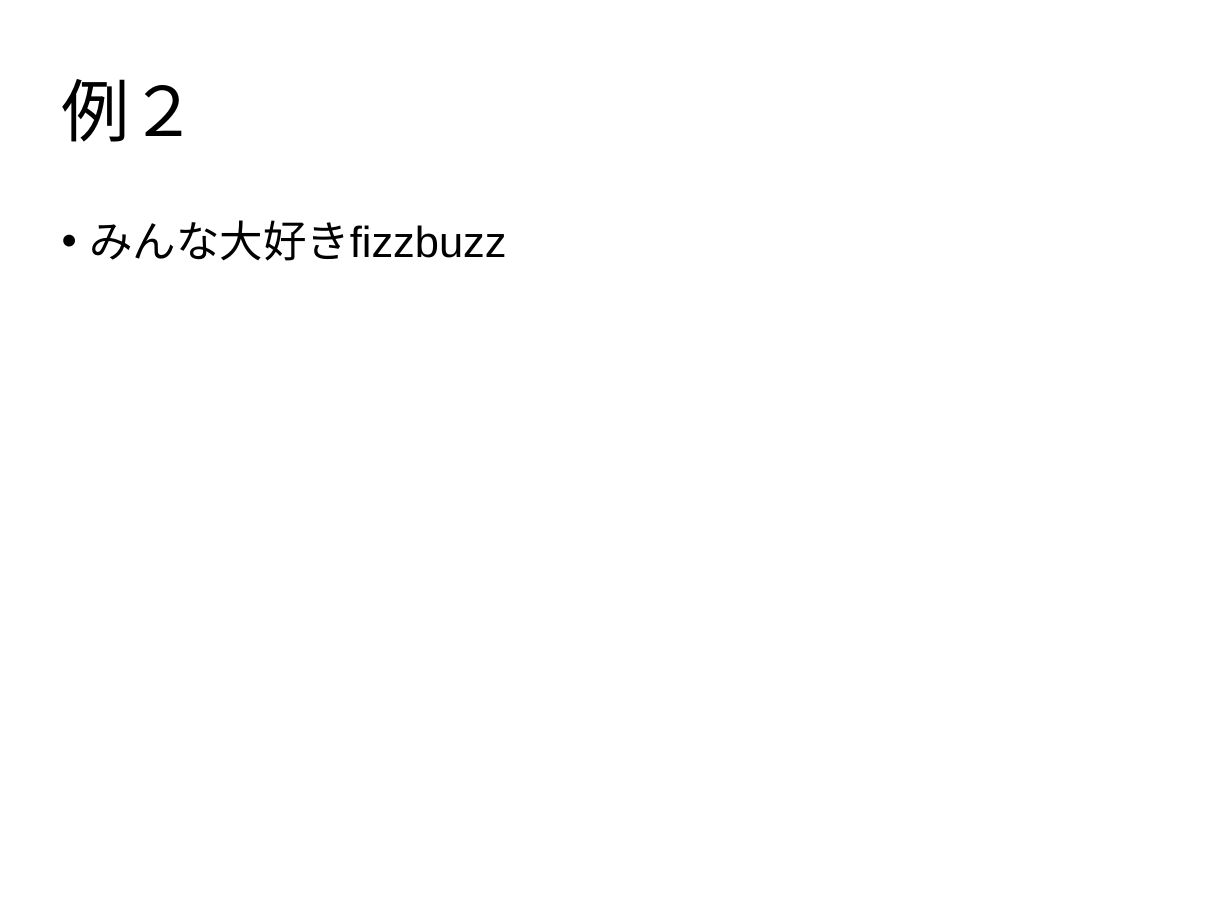
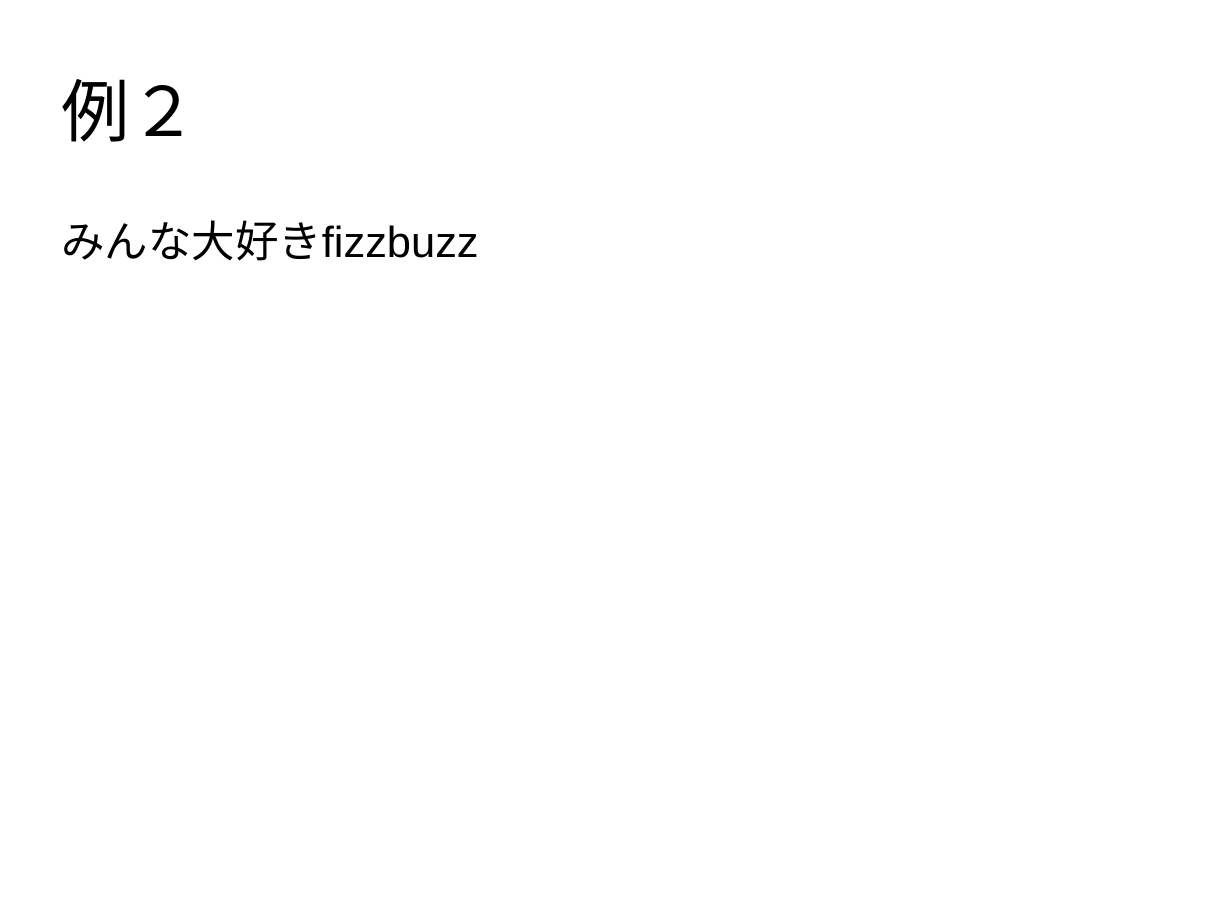
Before and after one commit to oumugai/siryou, a slide deck: slide 16 of 内包表記.pptx. Drawn at 1232x924 pixels with LibreOffice and Linux fonts; fonts in the diff are those of the drawing; background and template pictures are left out. Boxes give left, top, right and bottom in pixels: in the first picture for what was removed or moved away, otherwise in the second. Text is boxed around its words. In the diff, an @@ line names an element or a change of style, - is before the commit and + after.

```diff
--- a/内包表記.pptx
+++ b/内包表記.pptx
@@ text "みんな大好きfizzbuzz" at (62,220,479,261): bullet • to none @@
```
Also in this commit, not shown: 6 other slides changed.
